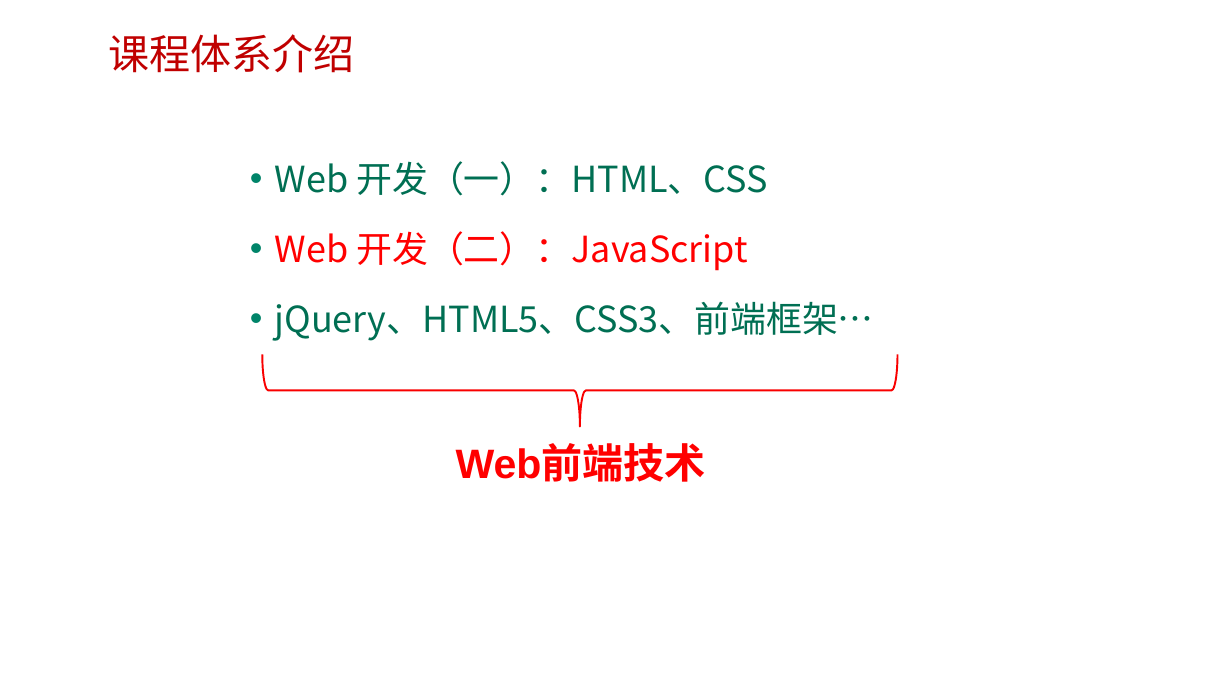
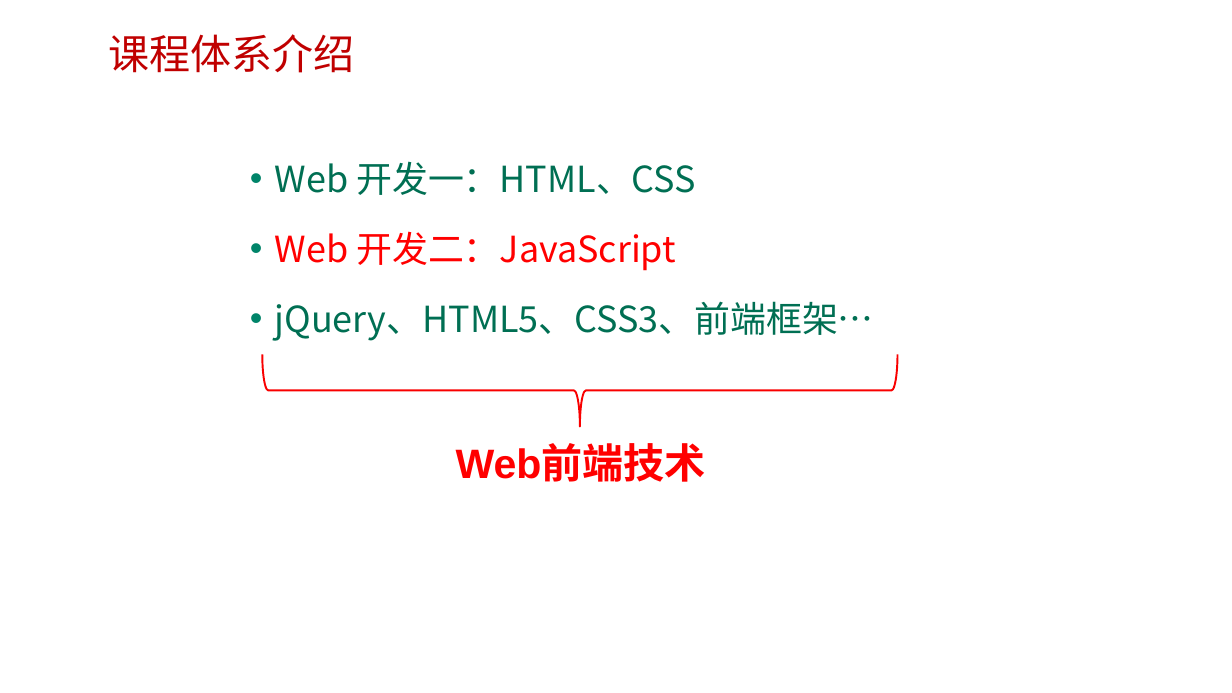
Before and after one commit to edu2act/course-web2, a slide deck: slide 3 of materials/slides/第一章 JavaScript概述.pptx. Drawn at 1232x693 pixels with LibreOffice and Linux fonts; fonts in the diff are those of the drawing; background and template pictures are left out. Boxes give left, top, right and bottom in pixels: in the first picture for what was removed or moved away, otherwise in the second. Text is boxed around its words. In the diff, an @@ line names an element or a change of style, - is before the commit and + after.

```diff
--- a/materials/slides/第一章 JavaScript概述.pptx
+++ b/materials/slides/第一章 JavaScript概述.pptx
@@ text at (x1=275, y1=161, x2=696, y2=271): text changed @@
-• Web 开发（一）：HTML、CSS
-• Web 开发（二）：JavaScript
+• Web 开发一：HTML、CSS
+• Web 开发二：JavaScript
```
Also in this commit, not shown: 10 other slides changed, 22 other files.
